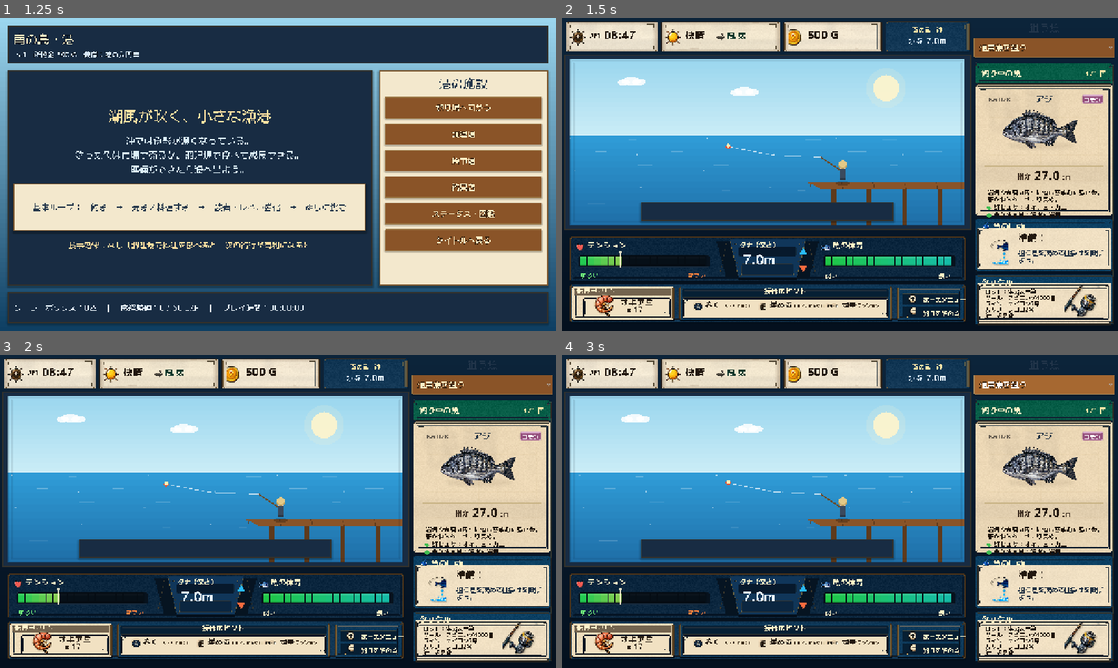
Above: before the commit, frames 1-4 (two rows, left to right).
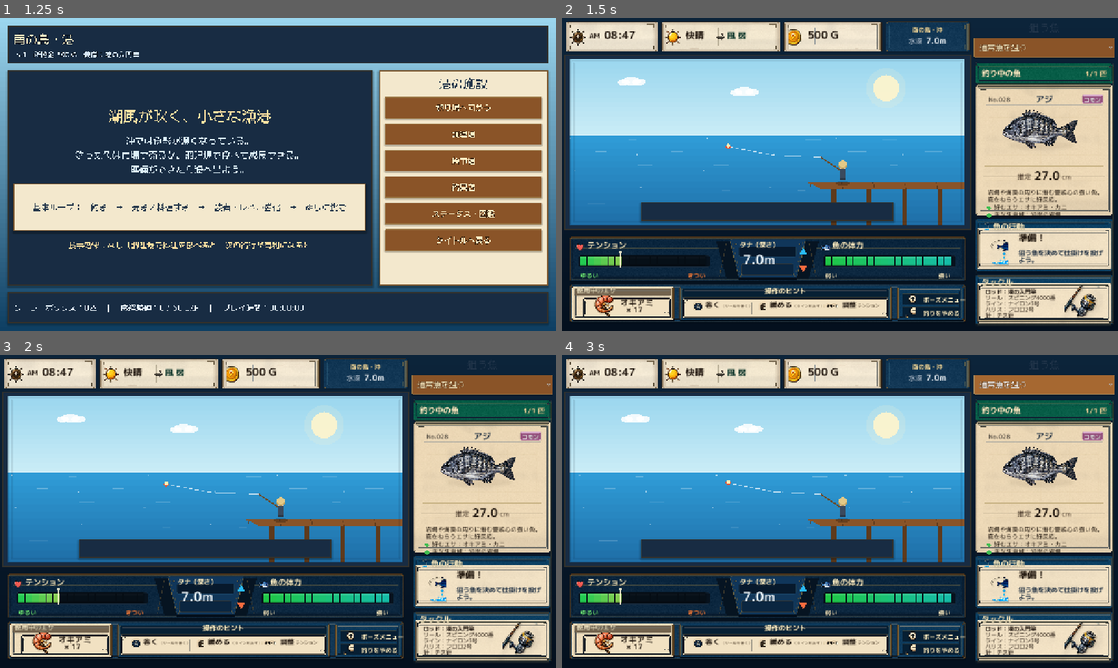
Above: after the commit, the same moments.

Repository: RYUKOU-OKUMURA/tsuri_quest_umi_mvp
Game: Godot game, scene res://scenes/main.tscn
Two runs of this game, one before a commit and one after it. Both use one fixed random seed, a clock stepped at 60 frames per second and the inputs below.
Inputs:
- Up to frame 1 (1.25 s): click "ゲームを始める" at 0.5 s
- Up to frame 2 (1.5 s): click "釣り場へ向かう" at 1.25 s
- Up to frame 3 (2 s): no input
- Up to frame 4 (3 s): click "通常魚を狙う" at 2 s; click "通常魚を狙う" at 2.75 s

Frame 1 is identical in both runs. In frame 2, 6.8% of the frame differs, in the area x 1-99%, y 1-98%; in frame 3, 6.8%; in frame 4, 6.8%.

Commit message:
Freeze fight v1 tackle baseline

Diff:
--- a/src/ui/components/fight_hud.gd
+++ b/src/ui/components/fight_hud.gd
@@ -56,6 +56,7 @@
 func _ready() -> void:
 	mouse_filter = Control.MOUSE_FILTER_STOP
 	custom_minimum_size = Vector2(0.0, 224.0)
+	texture_filter = CanvasItem.TEXTURE_FILTER_LINEAR
 	if ResourceLoader.exists(HUD_FRAME_PATH):
 		_hud_frame = load(HUD_FRAME_PATH) as Texture2D
 	if ResourceLoader.exists(ICON_SHEET_PATH):
--- a/src/ui/components/fight_sidebar.gd
+++ b/src/ui/components/fight_sidebar.gd
@@ -41,6 +41,7 @@
 
 func _ready() -> void:
 	mouse_filter = Control.MOUSE_FILTER_IGNORE
+	texture_filter = CanvasItem.TEXTURE_FILTER_LINEAR
 	if ResourceLoader.exists(FISH_SHEET_PATH):
 		_fish_sheet = load(FISH_SHEET_PATH) as Texture2D
 	if ResourceLoader.exists(FISH_CARD_PORTRAIT_PATH):
@@ -143,7 +144,7 @@
 	var desc_y := divider_y + (52.0 if compact_card else 44.0)
 	draw_line(Vector2(inner.position.x + 8.0, desc_y - 12.0), Vector2(inner.end.x - 8.0, desc_y - 12.0), Color("#d6c299"), 1.0)
 	var detail_gap := 16.0 if compact_card else 21.0
-	var detail_font := get_theme_default_font()
+	var detail_font := FightFontsScript.regular(get_theme_default_font())
 	if compact_card:
 		_draw_info_paragraph(detail_font, "岩場や海藻の周りに潜む警戒心の強い魚。底をねらうエサに好反応。", Vector2(inner.position.x + 15.0, desc_y), inner.size.x - 26.0)
 		_draw_detail_line(detail_font, "好むエサ：オキアミ・カニ", Vector2(inner.position.x + 15.0, desc_y + 35.0), inner.size.x - 26.0)
@@ -216,7 +217,7 @@
 		]
 	var tackle_font_size := 13 if _sidebar_frame != null else 12
 	var tackle_line_gap := 13.6 if _sidebar_frame != null else 16.0
-	var tackle_font := get_theme_default_font() if _sidebar_frame != null else font
+	var tackle_font := FightFontsScript.regular(get_theme_default_font()) if _sidebar_frame != null else font
 	var tackle_text_color := Color("#1d1209") if _sidebar_frame != null else Palette.TEXT_DARK
 	for i in range(lines.size()):
 		var line_font := FightFontsScript.bold(tackle_font) if _sidebar_frame != null and i == 0 else tackle_font
@@ -422,11 +423,11 @@
 
 
 func _draw_action_header_icon(rect: Rect2) -> void:
+	if _action_card_icon != null:
+		_draw_texture_centered(_action_card_icon, rect.position + rect.size * 0.5, rect.size)
+		return
 	if _icons != null:
 		_draw_sheet_icon(ICON_ACTION, rect)
-		return
-	if _action_card_icon != null:
-		_draw_texture_centered(_action_card_icon, rect.position + rect.size * 0.5, rect.size)
 
 
 func _draw_simple_rod(base: Vector2) -> void:
--- a/src/ui/components/fight_status_bar.gd
+++ b/src/ui/components/fight_status_bar.gd
@@ -27,6 +27,7 @@
 func _ready() -> void:
 	mouse_filter = Control.MOUSE_FILTER_IGNORE
 	custom_minimum_size = Vector2(0.0, 76.0)
+	texture_filter = CanvasItem.TEXTURE_FILTER_LINEAR
 	if ResourceLoader.exists(FRAME_PATH):
 		_frame = load(FRAME_PATH) as Texture2D
 	if ResourceLoader.exists(TOP_ICON_SHEET_PATH):
--- a/src/ui/components/underwater_view.gd
+++ b/src/ui/components/underwater_view.gd
@@ -620,7 +620,7 @@
 	if simulator.state != FishingSimulator.State.FIGHT:
 		return
 
-	var font := get_theme_default_font()
+	var font := FightFontsScript.regular(get_theme_default_font())
 
 	# 水中画面は魚と背景を主役にし、詳細情報は右パネルとHUDに寄せる。
 	var distance_ratio := clampf(
--- a/src/ui/fight_fonts.gd
+++ b/src/ui/fight_fonts.gd
@@ -4,7 +4,7 @@
 
 const REGULAR_PATH := "res://assets/fonts/MPLUS1p-Regular.ttf"
 const BOLD_PATH := "res://assets/fonts/MPLUS1p-Bold.ttf"
-const ANTIALIASING := TextServer.FONT_ANTIALIASING_NONE
+const ANTIALIASING := TextServer.FONT_ANTIALIASING_GRAY
 
 static var _regular: FontFile
 static var _bold: FontFile
Binary file changed: assets/showcase/underwater/sidebar_frame.png
Not shown, changed: design-qa.md
Not shown, changed: docs/11_underwater_fight_showcase.md
Not shown, changed: tools/build_fight_comparison_images.py
Not shown, changed: tools/build_fight_sidebar_static_compare.py
Not shown, changed: tools/generate_underwater_ui_frame_assets.py
